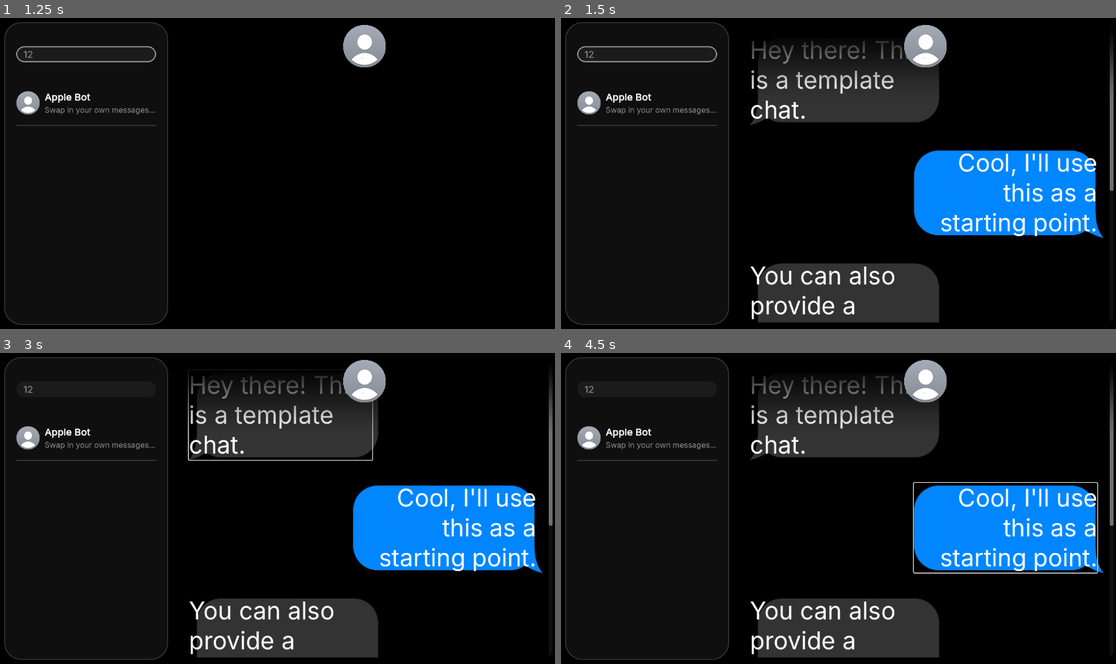
Above: before the commit, frames 1-4 (two rows, left to right).
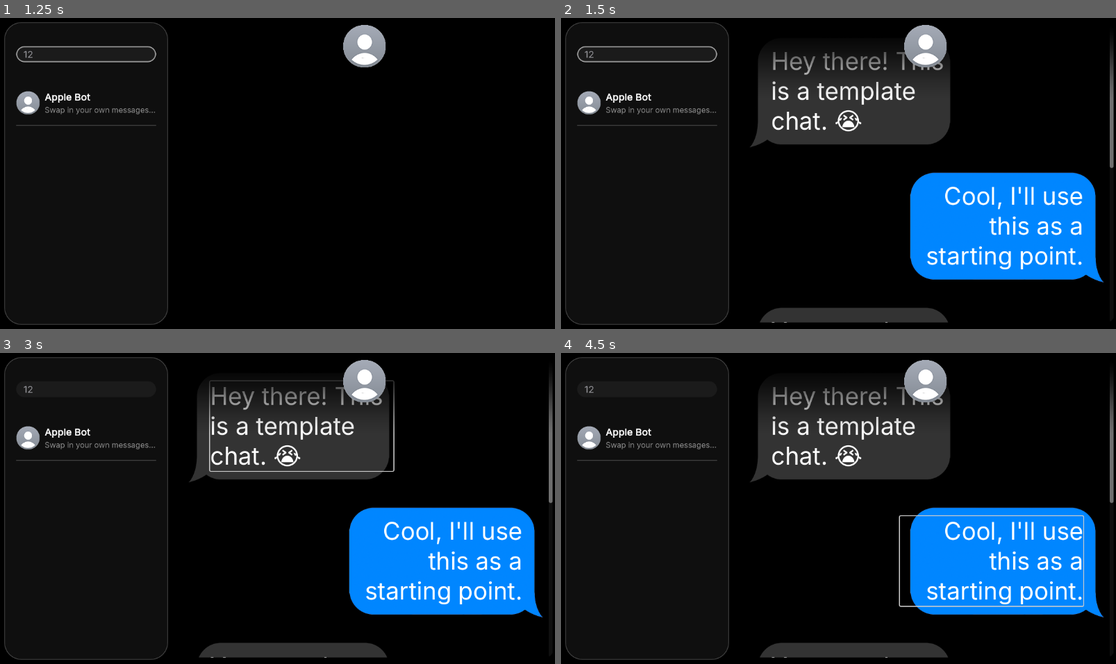
Above: after the commit, the same moments.

Repository: josephsmithberger/copy-paste-interrogate
Game: Godot game, scene res://scenes/main_window.tscn
Same seed, same stepped clock (60 frames per second), same inputs: the game is played once before the commit and once after it.
Inputs (mouse positions are in pixels of both pictures, inside the frame that each line leads up to):
- Up to frame 1 (1.25 s): click (88, 55) at 0.52 s; type "12" at 0.6 s
- Up to frame 2 (1.5 s): tap Enter at 1.25 s; move the mouse to (649, 101) at 1.27 s; click (649, 101) at 1.42 s
- Up to frame 3 (3 s): tap Space at 2 s; move the mouse to (166, 524) at 2.02 s; click (166, 524) at 2.17 s; tap Enter at 2.75 s; move the mouse to (333, 440) at 2.77 s; click (333, 440) at 2.92 s
- Up to frame 4 (4.5 s): tap Space at 3.5 s; move the mouse to (810, 570) at 3.52 s; click (810, 570) at 3.67 s; tap Enter at 4.25 s; move the mouse to (1005, 555) at 4.27 s; click (1005, 555) at 4.42 s

Frame 1 is identical in both runs. In frame 2, 19% of the frame differs, in the area x 34-100%, y 7-98%; in frame 3, 19%; in frame 4, 19%.

Commit message:
Text system done

Diff:
--- a/scenes/npc_message_bubble.tscn
+++ b/scenes/npc_message_bubble.tscn
@@ -22,10 +22,10 @@
 layout_mode = 2
 size_flags_horizontal = 0
 size_flags_vertical = 4
-theme_override_constants/margin_left = 26
-theme_override_constants/margin_top = 22
-theme_override_constants/margin_right = 26
-theme_override_constants/margin_bottom = 22
+theme_override_constants/margin_left = 70
+theme_override_constants/margin_top = 45
+theme_override_constants/margin_right = 5
+theme_override_constants/margin_bottom = 45
 
 [node name="message" type="RichTextLabel" parent="MarginContainer"]
 layout_mode = 2
--- a/scenes/user_message_bubble.tscn
+++ b/scenes/user_message_bubble.tscn
@@ -5,6 +5,7 @@
 [ext_resource type="Script" uid="uid://0o0i6bumuvka" path="res://scripts/user_message_bubble.gd" id="4_script"]
 
 [node name="user_message_bubble" type="MarginContainer"]
+layout_direction = 3
 grow_horizontal = 0
 grow_vertical = 2
 script = ExtResource("4_script")
@@ -23,10 +24,10 @@
 layout_mode = 2
 size_flags_horizontal = 8
 size_flags_vertical = 4
-theme_override_constants/margin_left = 26
-theme_override_constants/margin_top = 22
-theme_override_constants/margin_right = 26
-theme_override_constants/margin_bottom = 22
+theme_override_constants/margin_left = 5
+theme_override_constants/margin_top = 45
+theme_override_constants/margin_right = 55
+theme_override_constants/margin_bottom = 45
 
 [node name="message" type="RichTextLabel" parent="MarginContainer"]
 layout_mode = 2
--- a/scripts/chats/template_chat.json
+++ b/scripts/chats/template_chat.json
@@ -2,7 +2,7 @@
 	"name": "Apple Bot",
 		"profile_icon_path": "res://assets/profile_icons/placeholder.png",
 	"chat_history": [
-		{ "author": "contact", "text": "Hey there! This is a template chat." },
+		{ "author": "contact", "text": "Hey there! This is a template chat. 😭" },
 		{ "author": "player", "text": "Cool, I'll use this as a starting point." },
 		"You can also provide a simple string; defaults to contact",
 		{ "author": "contact", "text": "Swap in your own messages and profile icon." }
